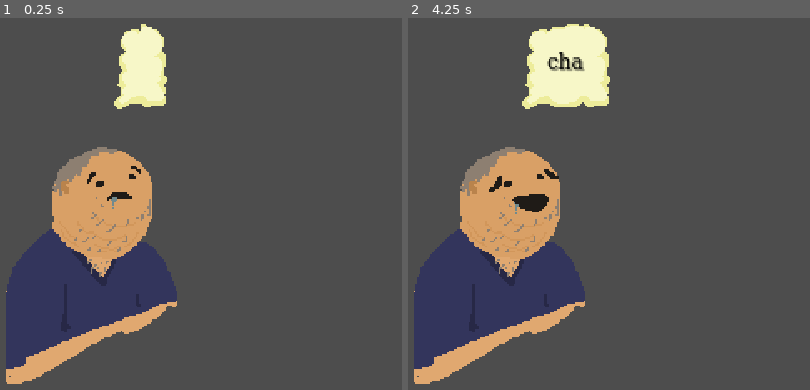
Above: before the commit, frames 1-2 (left to right).
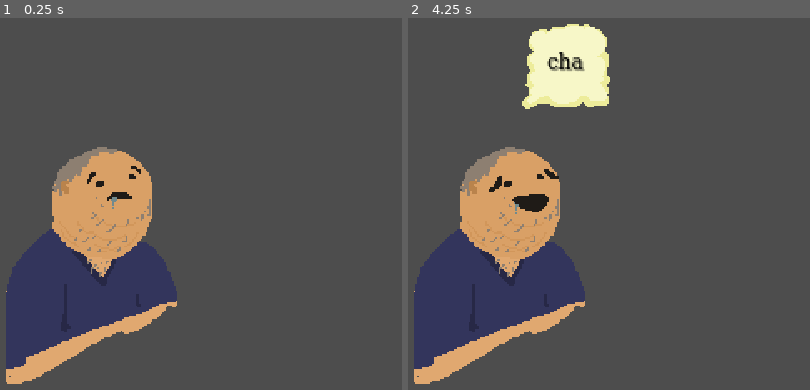
Above: after the commit, the same moments.

Repository: Guy-Michael/dead-jokes
Game: Godot game, scene res://Nodes/node_dad.tscn
The game is run twice, just before and just after one commit, with the same random seed, the same clock (stepped at 60 frames per second) and the same inputs. This scene is started directly instead of the project's main scene.
Inputs (mouse positions are in pixels of both pictures, inside the frame that each line leads up to):
- Up to frame 1 (0.25 s): no input
- Up to frame 2 (4.25 s): tap Enter at 0.5, 2, 3.5 s; move the mouse to (outside the picture) at 0.52 s; press the mouse at (outside the picture) at 0.53 s; tap Space at 1.25, 2.75 s; move the mouse to (641, 226) at 1.27 s; release the mouse at (641, 226) at 1.28 s; click (641, 226) at 1.35 s; move the mouse to (outside the picture) at 2.02 s; press the mouse at (outside the picture) at 2.03 s; move the mouse to (761, 293) at 2.77 s; release the mouse at (761, 293) at 2.78 s; click (761, 293) at 2.85 s; move the mouse to (outside the picture) at 3.52 s; press the mouse at (outside the picture) at 3.53 s

The runs differ from the first frame. In frame 1, 2.3% of the frame differs, in the area x 28-42%, y 1-25%; in frame 2, nothing differs.

Commit message:
dialogue box polish

Diff:
--- a/Nodes/script_dad.gd
+++ b/Nodes/script_dad.gd
@@ -56,7 +56,7 @@
 	match new_state:
 		DAD_STATES.off:
 			print("returned to neutral")
-			my_textbox.display_text("")
+			#my_textbox.display_text("")
 			var num = rnd.randf_range(2.0, 6.0)
 			print("cooldown set to " + str(num))
 			my_timer.start(num)
@@ -86,3 +86,6 @@
 			my_textbox.display_text("")
 			my_sprite.set_frame(2)
 			#change sprite
+
+func send_action(_action: globals.Joke_Component):
+	current_joke.send_action(_action)
--- a/Scripts/text_box.gd
+++ b/Scripts/text_box.gd
@@ -15,9 +15,16 @@
 
 signal finished_displaying()
 
+func _ready():
+	visible = false
+
 func display_text(text_to_display: String):
+
+
 	print("  - displaying: " + text_to_display)
 	text = text_to_display
+
+	visible = text != ""
 
 	#await resized
 	#custom_minimum_size.x = min(size.x, MAX_WIDTH)
